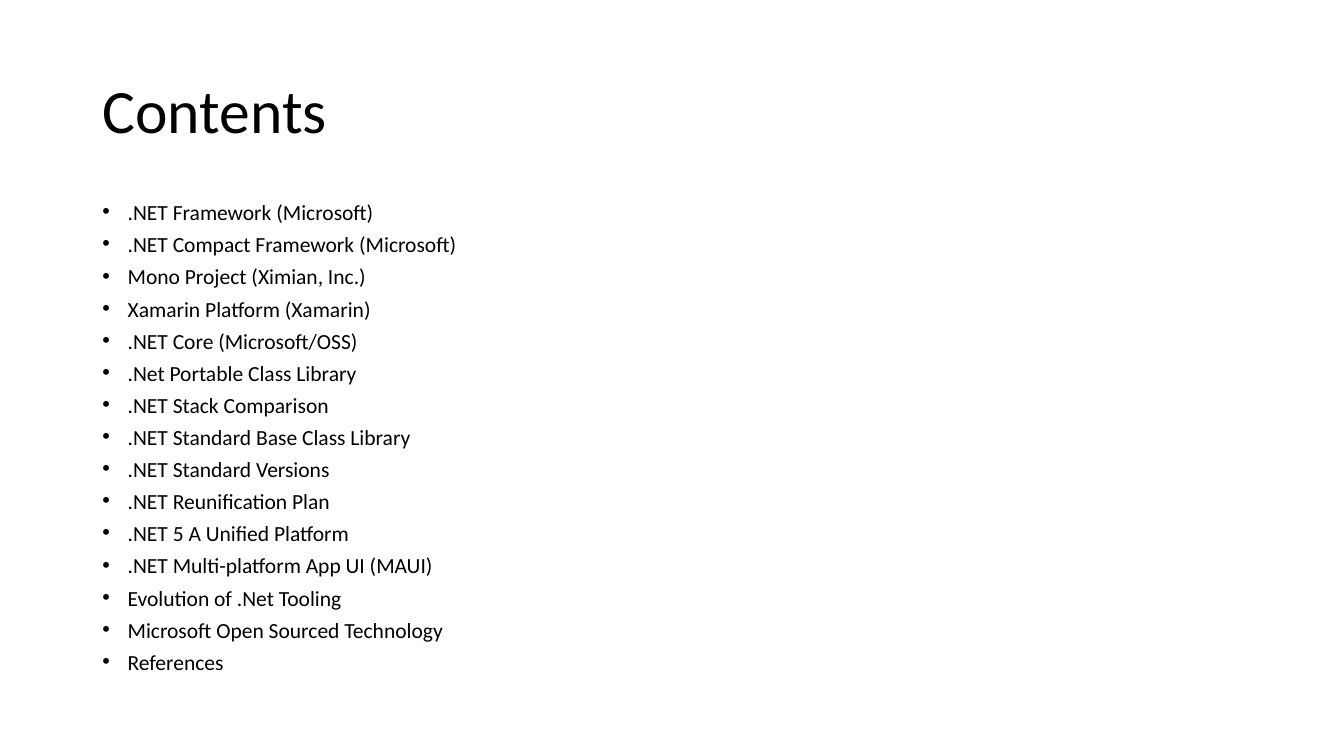
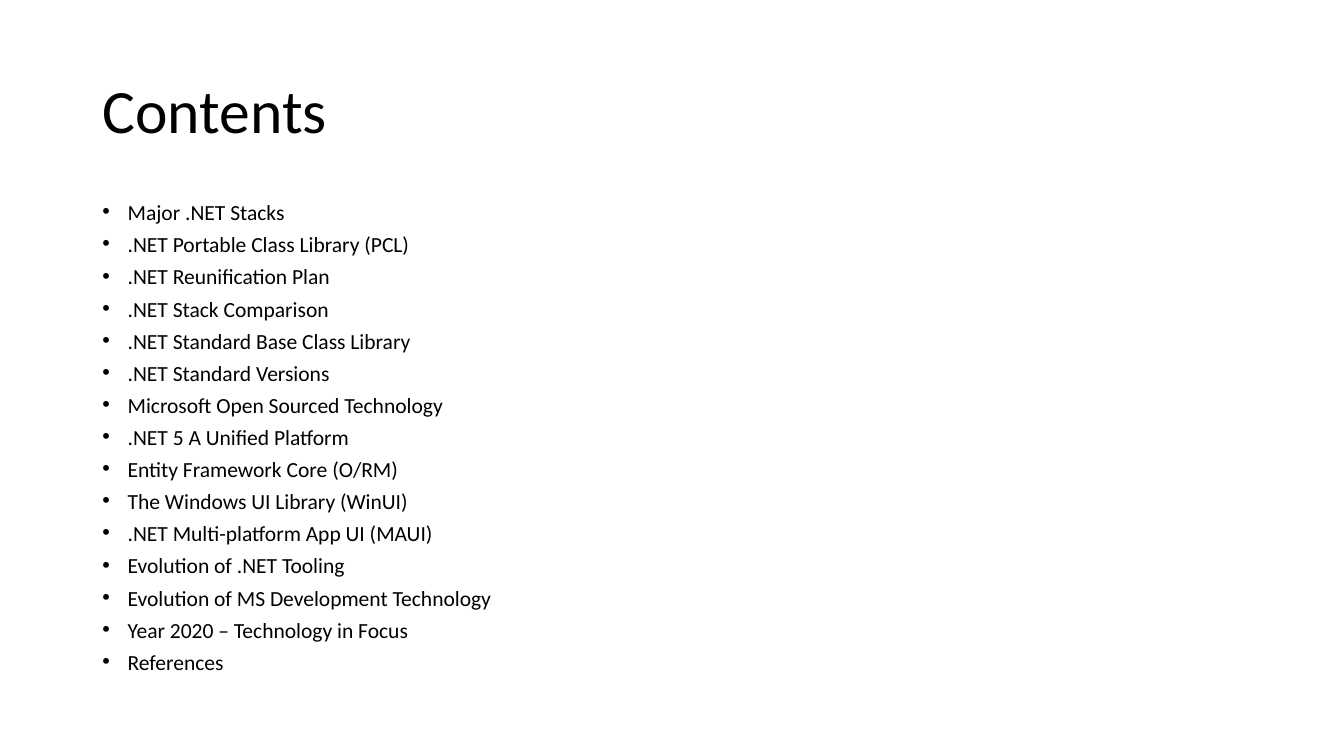
Before and after one commit to aniiiib/StudyNotes, a slide deck: slide 2 of StudyNotes – .NET Platform Reunification.pptx. Drawn at 1344x756 pixels with LibreOffice and Linux fonts; fonts in the diff are those of the drawing. Boxes give left, top, right and bottom in pixels: in the first picture for what was removed or moved away, otherwise in the second. Text is boxed around its words. In the diff, an @@ line names an element or a change of style, - is before the commit and + after.

```diff
--- a/StudyNotes – .NET Platform Reunification.pptx
+++ b/StudyNotes – .NET Platform Reunification.pptx
@@ text at [128,205,409,284]: text changed @@
-• .NET Framework (Microsoft)
-• .NET Compact Framework (Microsoft)
-• Mono Project (Ximian, Inc.)
-• Xamarin Platform (Xamarin)
-• .NET Core (Microsoft/OSS)
-• .Net Portable Class Library
+• Major .NET Stacks
+• .NET Portable Class Library (PCL)
+• .NET Reunification Plan
@@ text at [128,398,442,417]: text changed @@
-• .NET Reunification Plan
+• Microsoft Open Sourced Technology
@@ text at [128,461,408,513]: paragraphs added @@
+• Entity Framework Core (O/RM)
+• The Windows UI Library (WinUI)
@@ text at [128,558,491,642]: text changed @@
-• Evolution of .Net Tooling
-• Microsoft Open Sourced Technology
+• Evolution of .NET Tooling
+• Evolution of MS Development Technology
+• Year 2020 – Technology in Focus
```
Also in this commit, not shown: 8 other slides changed, 4 slides added, 4 slides removed.
